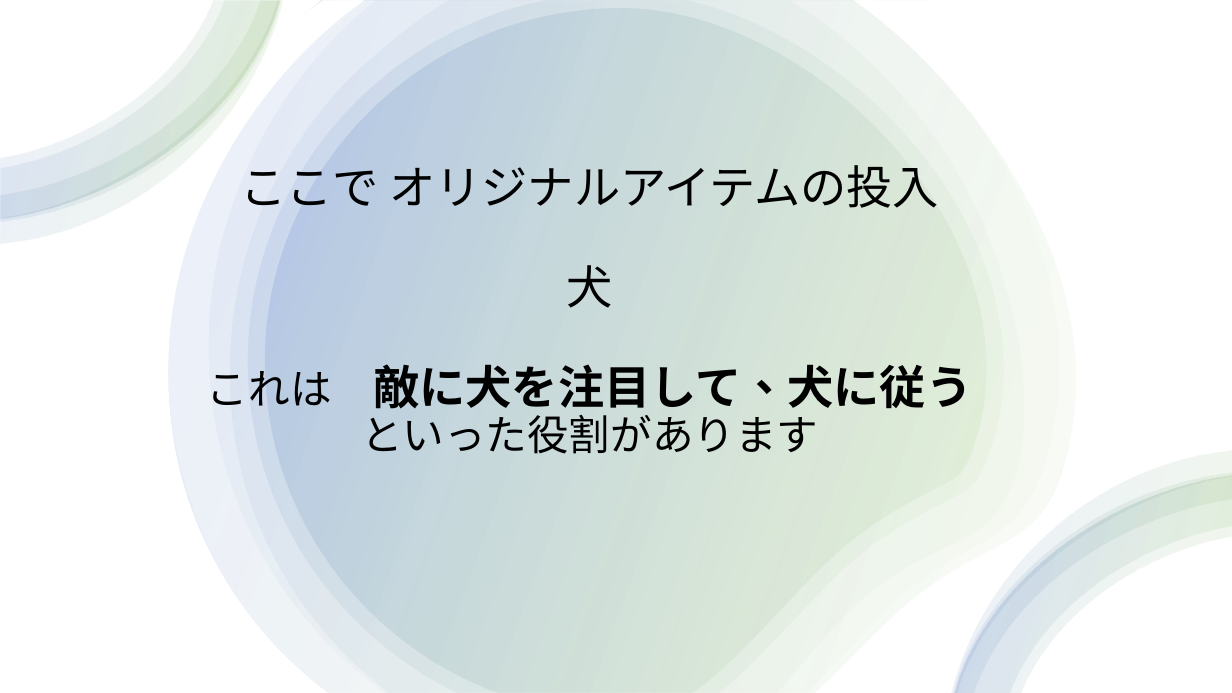
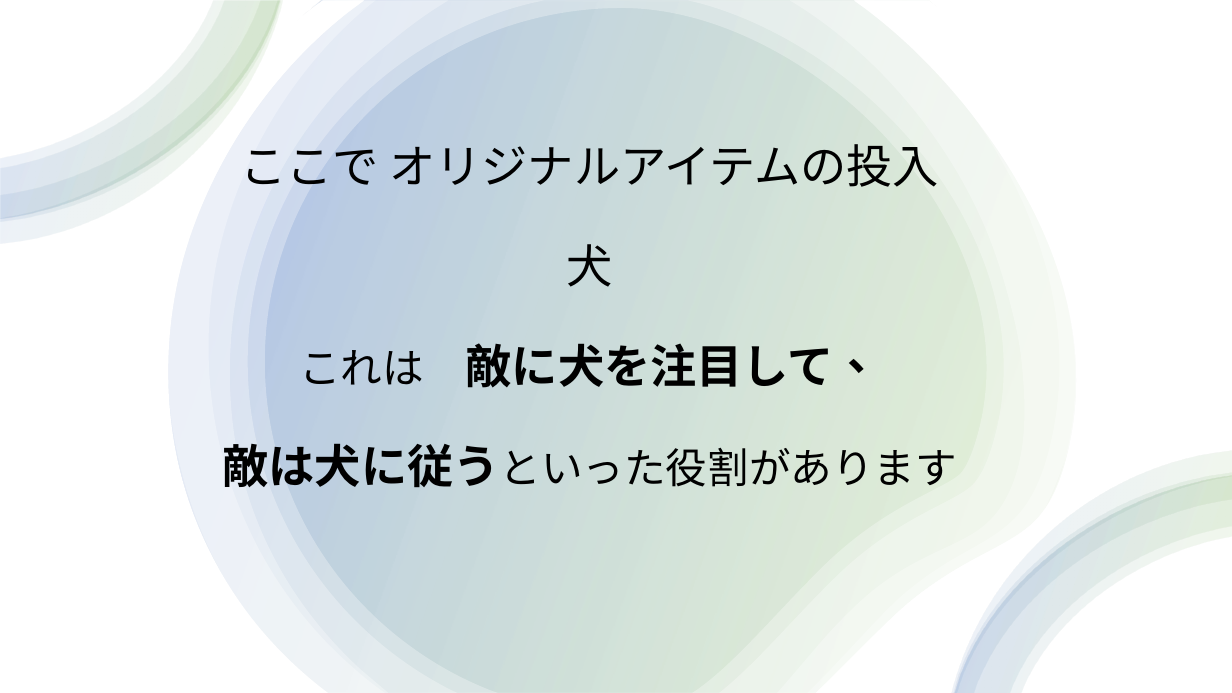
Before and after one commit to cyrusmanosa/Ecc-Year-2, a slide deck: slide 7 of Y2-Sem1/コンセプトワーク（IT）/2023-05-10/2220042_文家俊.pptx. Drawn at 1232x693 pixels with LibreOffice and Linux fonts; fonts in the diff are those of the drawing. Boxes give left, top, right and bottom in pixels: in the first picture for what was removed or moved away, otherwise in the second. Text is boxed around its words. In the diff, an @@ line names an element or a change of style, - is before the commit and + after.

```diff
--- a/Y2-Sem1/コンセプトワーク（IT）/2023-05-10/2220042_文家俊.pptx
+++ b/Y2-Sem1/コンセプトワーク（IT）/2023-05-10/2220042_文家俊.pptx
@@ title at <box>222,136,957,495</box>: text changed @@
-ここで オリジナルアイテムの投入
-犬
-これは 敵に犬を注目して、犬に従う
-といった役割があります
+ここで オリジナルアイテムの投入
+犬
+これは 敵に犬を注目して、
+敵は犬に従うといった役割があります
```
Also in this commit, not shown: 5 other slides changed, 1 slide removed, 22 other files.
